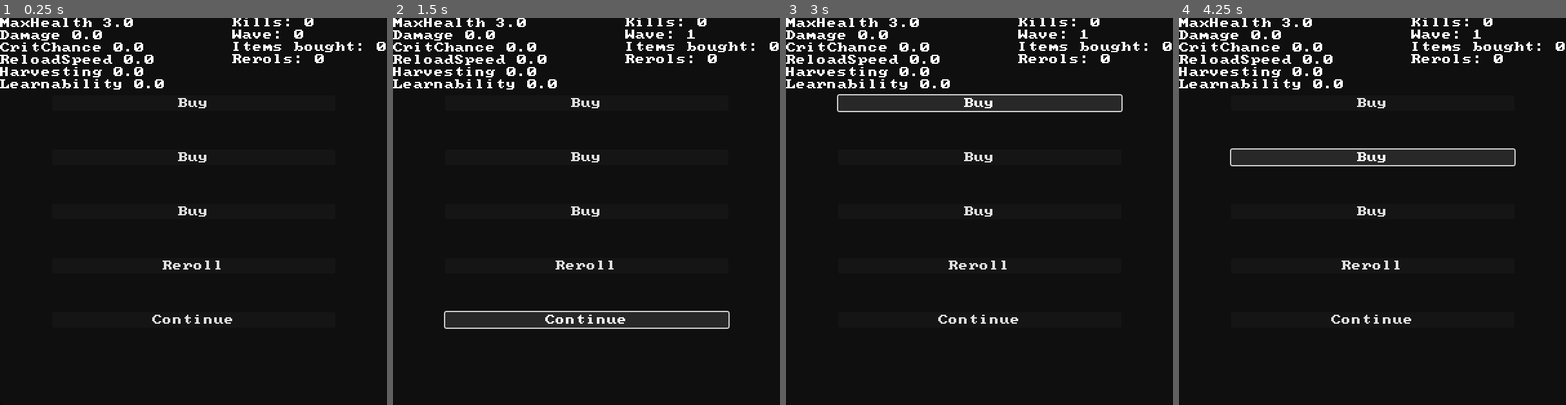
Above: before the commit, frames 1-4 (left to right).
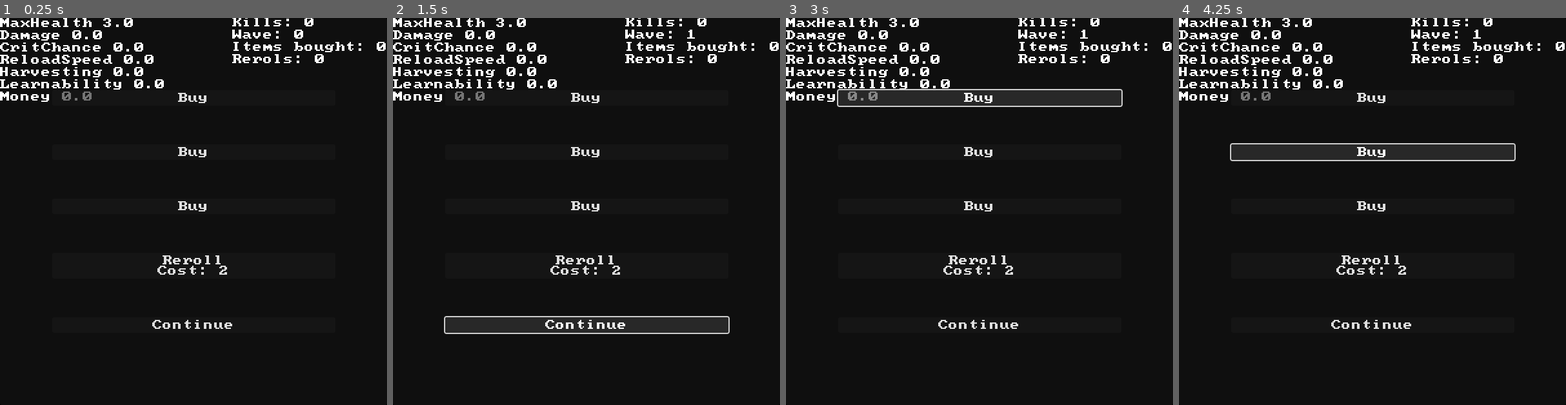
Above: after the commit, the same moments.

Repository: Iviv122/spacefortress
Game: Godot game, scene res://prefabs/menus/shopping_menu.tscn
The game is run twice, just before and just after one commit, with the same random seed, the same clock (stepped at 60 frames per second) and the same inputs. This scene is started directly instead of the project's main scene.
Inputs (mouse positions are in pixels of both pictures, inside the frame that each line leads up to):
- Up to frame 1 (0.25 s): no input
- Up to frame 2 (1.5 s): click (586, 265) at 0.5 s, where only the run before the commit has a clickable "Reroll"; click "Continue" at 1.25 s
- Up to frame 3 (3 s): click "Continue" at 2 s; click "Buy" at 2.75 s
- Up to frame 4 (4.25 s): click "Buy" at 3.5 s

The runs differ from the first frame. In frame 1, 1.2% of the frame differs, in the area x 0-60%, y 19-81%; in frame 2, 3.6%; in frame 3, 3.6%; in frame 4, 3.6%, in the area x 0-87%, y 19-81%.

Commit message:
Reroll button

Diff:
--- a/objects/shopping/shop/buy_button.gd
+++ b/objects/shopping/shop/buy_button.gd
@@ -1,5 +1,9 @@
 extends Button
 class_name BuyButton
 
+@export	var ShopItem : Item
+
 func _ready() -> void:
 	text = "Buy"
+
+#func _pressed() -> void:
--- a/objects/shopping/universal/reroll_button.gd
+++ b/objects/shopping/universal/reroll_button.gd
@@ -1,6 +1,17 @@
 extends Button
 class_name RerollButton
 
-# Called when the node enters the scene tree for the first time.
+var cost : int = 2
+
 func _ready() -> void:
-	text = "Reroll"
+	update()
+
+func update() -> void:
+	text = "Reroll\nCost: " + str(cost)
+
+func _pressed() -> void:
+	if PlayerStatsInstance.money.CurrentMoney >= cost:
+		PlayerStatsInstance.money.CurrentMoney -= cost
+		cost*=2
+		update()
+		get_tree().call_group("reroll","_on_reroll")
--- a/objects/ui/player_stats_label.gd
+++ b/objects/ui/player_stats_label.gd
@@ -3,6 +3,8 @@
 
 var stats : Stats
 
+func oneargupdate(_a:float)->void:
+	update()
 
 func update() ->void:
 	var s = ""
@@ -12,10 +14,11 @@
 		iterator+=1
 		s += str(i) + " "+ str(val) + "\n"
 
+	s += "Money " + str(PlayerStatsInstance.money.CurrentMoney) + "\n"
 	text = s
-	print(s)
 
 func _ready():
 	stats = PlayerStatsInstance.stats.basestats
 	stats.change.connect(update)
+	PlayerStatsInstance.money.changed.connect(oneargupdate)
 	update()
--- a/scenes/gameplay.tscn
+++ b/scenes/gameplay.tscn
@@ -44,10 +44,12 @@
 material = SubResource("ShaderMaterial_ocj2s")
 position = Vector2(51, 14)
 rotation = 2.5144951
+scale = Vector2(1.7, 1.7)
 texture = SubResource("GradientTexture2D_e124b")
 
 [node name="grid" type="Sprite2D" parent="."]
 material = SubResource("ShaderMaterial_din8e")
+scale = Vector2(1.7, 1.7)
 texture = SubResource("GradientTexture2D_e124b")
 
 [node name="InGameUI" parent="." instance=ExtResource("4_ct7aa")]
